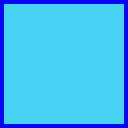
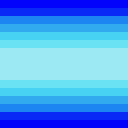
Layer changes from the first (128, 128) image to the second:
hid "Layer 4" over (x1=0, y1=4, x2=128, y2=124)
hid "Layer 3" over (x1=0, y1=4, x2=128, y2=124)
showed "Layer 2" over (x1=0, y1=4, x2=128, y2=124)
